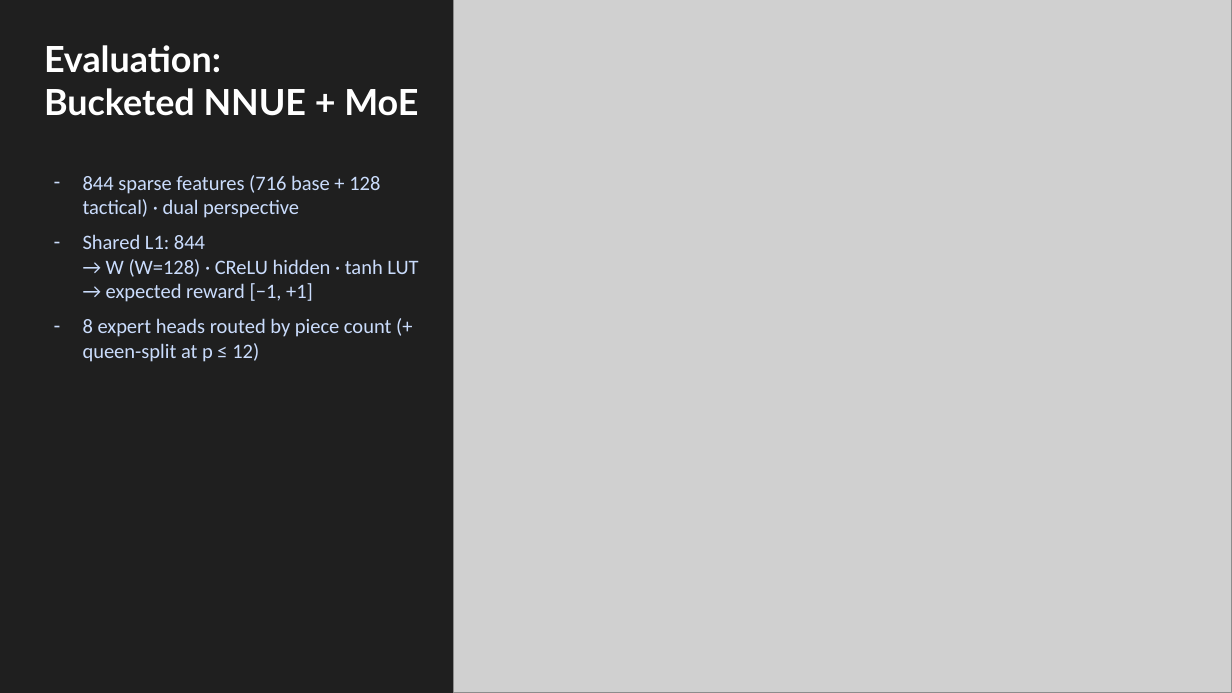
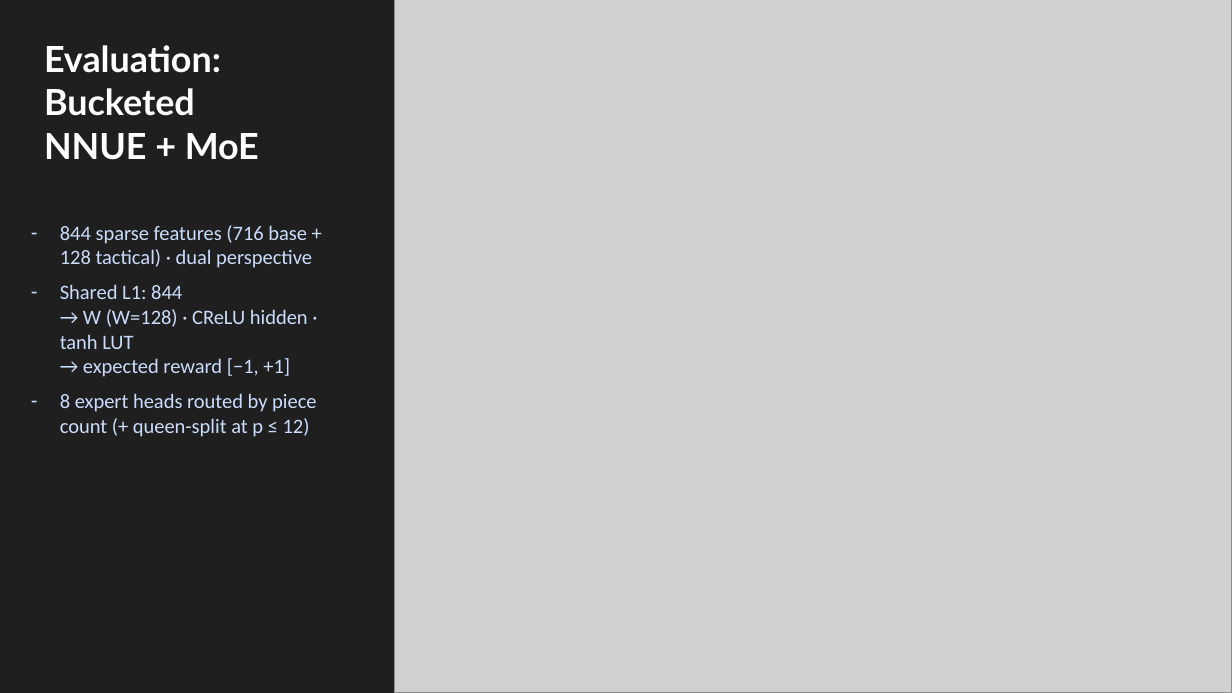
Before and after one commit to Omega97/TinyML_Internship, a slide deck: slide 5 of presentations/SARDINE_ICTP_2026-07.pptx. Drawn at 1232x693 pixels with LibreOffice and Linux fonts; fonts in the diff are those of the drawing; grey boxes stand for pictures. Boxes give left, top, right and bottom in pixels: in the first picture for what was removed or moved away, otherwise in the second. Text is boxed around its words. In the diff, an @@ line names an element or a change of style, - is before the commit and + after.

```diff
--- a/presentations/SARDINE_ICTP_2026-07.pptx
+++ b/presentations/SARDINE_ICTP_2026-07.pptx
@@ picture: place and size @@
-picture at box(454, 0, 1232, 693)
+picture at box(395, 0, 1232, 693)
@@ text at box(44, 45, 259, 160): text changed @@
-Evaluation:
-Bucketed NNUE + MoE
+Evaluation:
+Bucketed
+NNUE + MoE
@@ text "844 sparse features (716 base ..." rewrapped from box(83, 175, 418, 362) to box(60, 225, 316, 437) @@
```
Also in this commit, not shown: 2 other slides changed, 18 other files.
